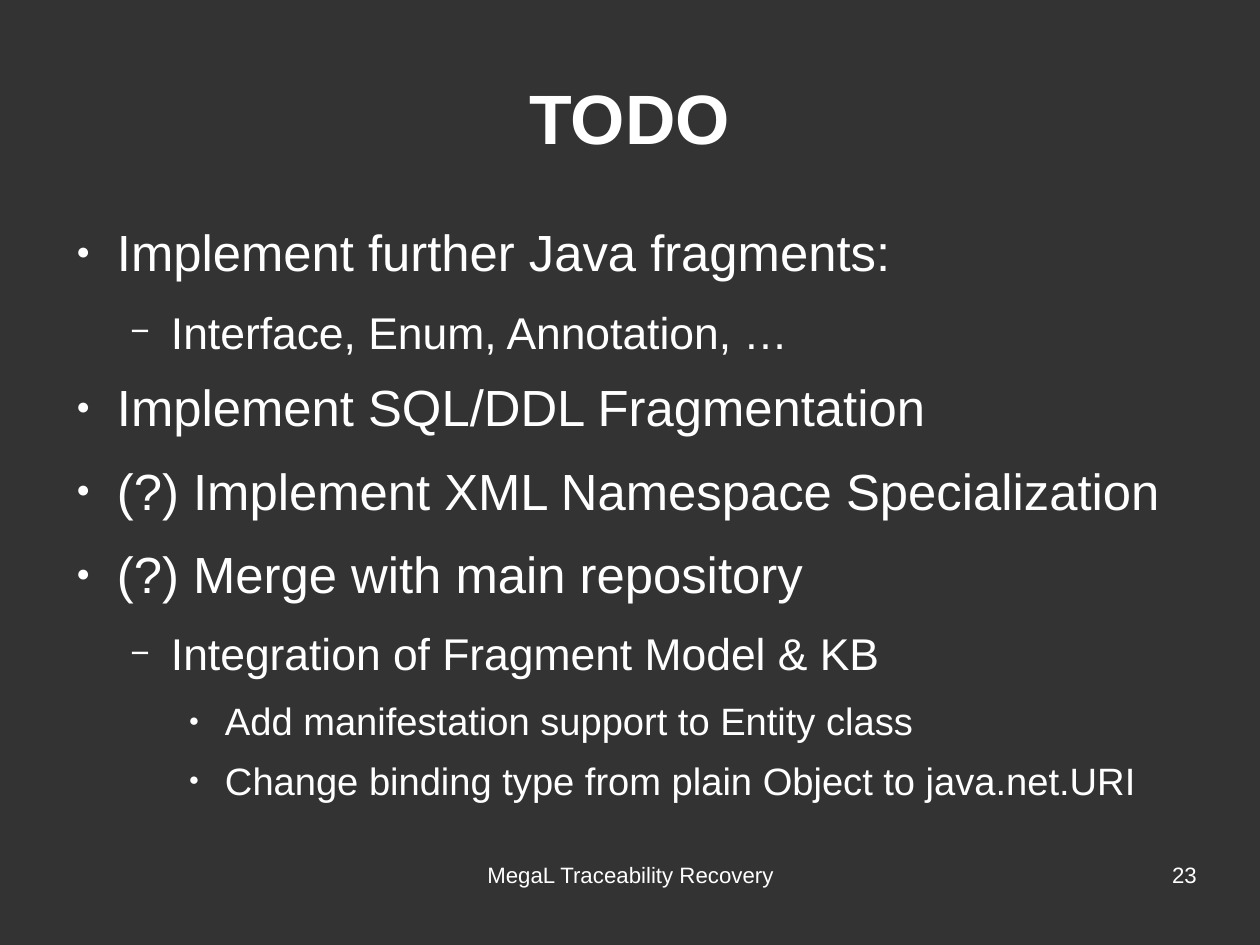
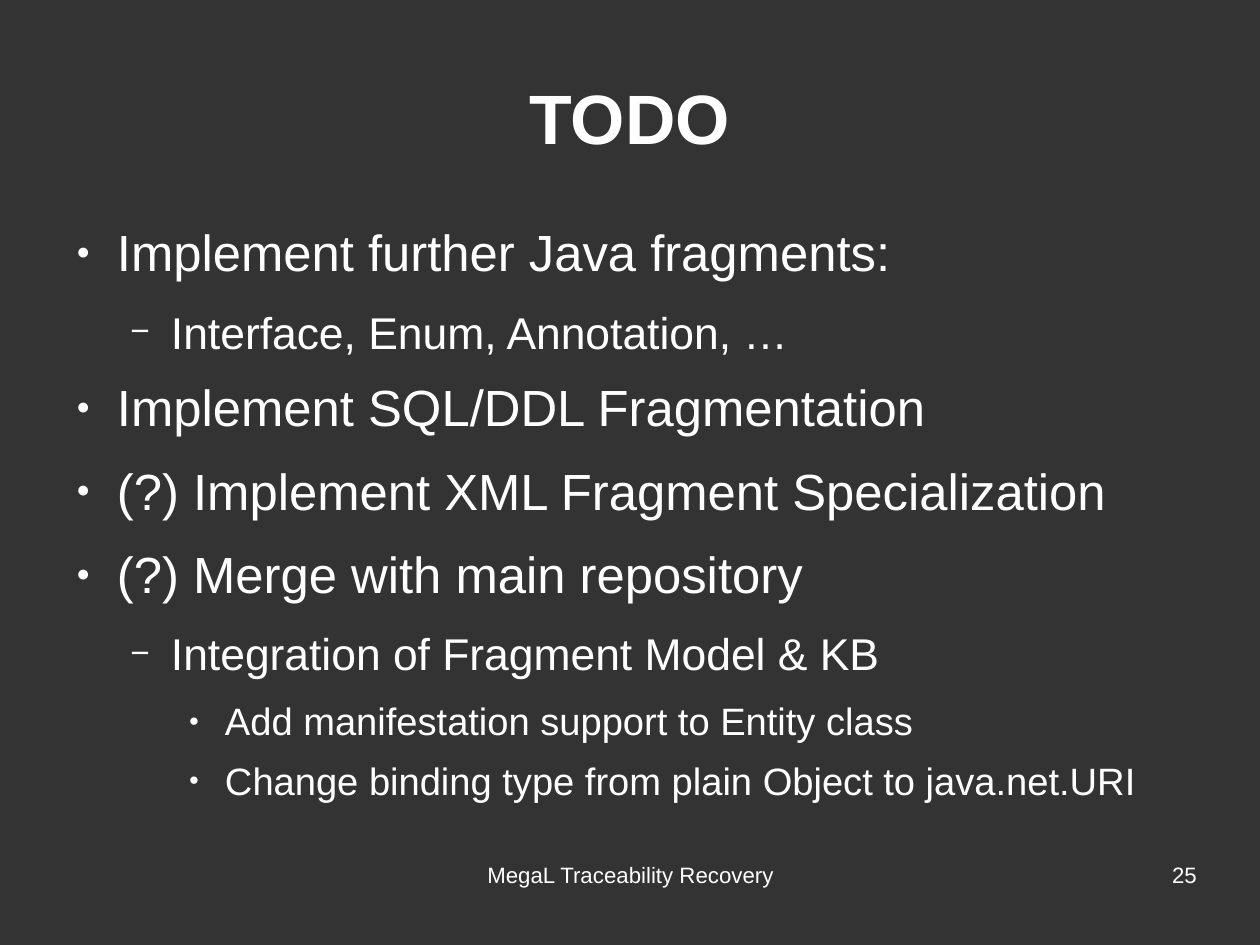
Before and after one commit to hayasam/megal-tr, a slide deck: slide 25 of slides/meeting-2016-06-28/meeting-2016-06-28.odp (slide 23 before the commit). Drawn at 1260x945 pixels with LibreOffice and Linux fonts; fonts in the diff are those of the drawing. Boxes give left, top, right and bottom in pixels: in the first picture for what was removed or moved away, otherwise in the second. Text is boxed around its words. In the diff, an @@ line names an element or a change of style, - is before the commit and + after.

```diff
--- a/slides/meeting-2016-06-28/meeting-2016-06-28.odp
+++ b/slides/meeting-2016-06-28/meeting-2016-06-28.odp
@@ text at [193, 473, 1105, 520]: text changed @@
-● (?) Implement XML Namespace Specialization
+● (?) Implement XML Fragment Specialization
@@ page number at [1172, 867, 1197, 883]: text changed @@
-23
+25
```
Also in this commit, not shown: 5 other slides changed, 2 slides added, 1 other file.
